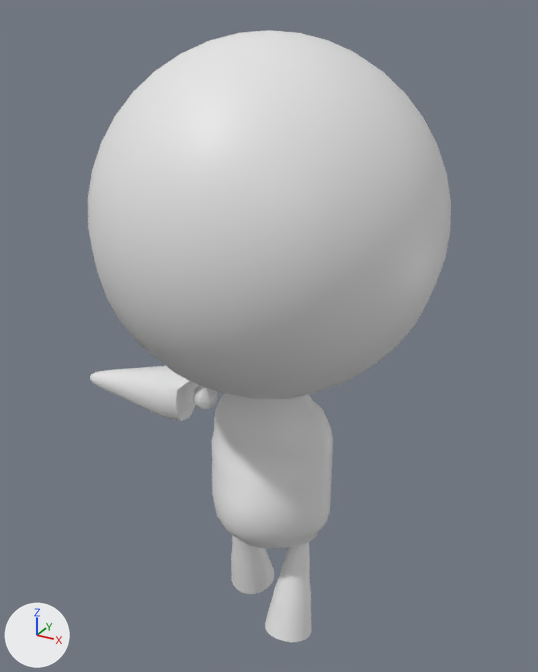
The OBJ model res/models/planetHead/exp_14.obj: old version first, new version second.
The view is the same before and after, from a 50 mm lens placed at (3.41, -6.23, 7.84), pointed at (-0.13, 0.22, 4.62). The axes (+X, +Y, +Z) are drawn at lower left. The lights are the same throughout. Where no turn or scale is listed for an object, it has been applied to the vertices.

Names of what the first picture shows: 'exp_14'.
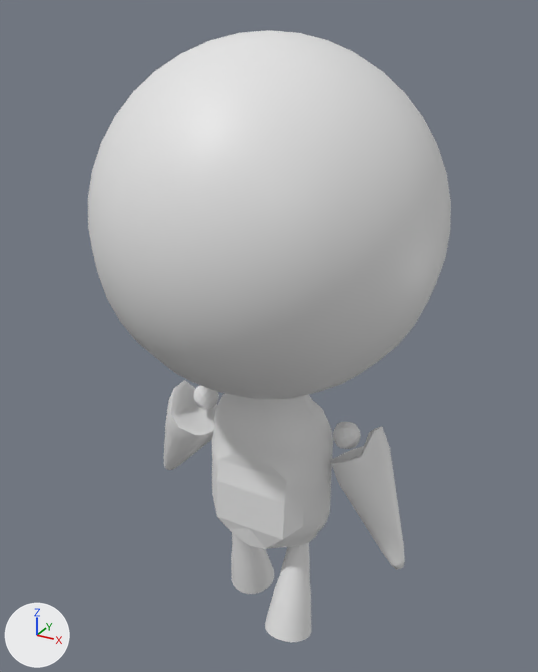
Boxes (x1, y1, x2, y2) around the edits, measured in the pictures (538 x 672 px; the box of a moved part takes in the faces that stretch with it):
part 1 of me_exp_14, moved or reshaped
    before: (193, 385, 217, 410)
    after: (193, 385, 219, 409)
part 2 of me_exp_14, moved or reshaped
    before: (90, 366, 199, 421)
    after: (164, 380, 217, 470)
part 3 of me_exp_14, added
    after: (333, 422, 361, 449)
part 4 of me_exp_14, added
    after: (330, 426, 405, 570)
part 5 of me_exp_14, cut back
    both: (212, 454, 303, 549)

What the commit changed:
me_exp_14 is used by ob_exp_14; location (0.0, 0.0, 0.0).
me_exp_14 had 1316 vertices, 2608 faces and spanned x -2.41..1.72, y -1.74..1.7, z 1.08..7.67.
me_exp_14 now has 1438 vertices, 2844 faces and spans x -1.72..1.72, y -1.74..1.7, z 1.08..7.67.
me_exp_14 part 1: the loose piece of 58 vertices spanning x -1.05..-0.76, y -0.05..0.24, z 3.59..3.89 is multiplied about its middle by the matrix ((0.472, 0.166, -0.866), (-0.331, 0.944, 0.0), (0.817, 0.287, 0.5)), then moved by (0.01, 0.0, 0.01).
me_exp_14 part 2: the loose piece of 90 vertices spanning x -2.41..-0.92, y -0.29..0.37, z 3.41..4.07 is multiplied about its middle by the matrix ((0.472, 0.166, -0.866), (-0.331, 0.944, 0.0), (0.817, 0.287, 0.5)), then moved by (0.39, 0.16, -0.64).
me_exp_14 part 3: the loose piece of 58 vertices spanning x -1.05..-0.76, y -0.05..0.24, z 3.59..3.89 is copied, and the copy is multiplied about its middle by the matrix ((-0.472, -0.166, 0.866), (0.331, -0.944, 0.0), (0.817, 0.287, 0.5)), then moved by (1.77, -0.01, 0.01); it spans x 0.72..1.02, y -0.06..0.24, z 3.6..3.89.
me_exp_14 part 4: the loose piece of 90 vertices spanning x -2.41..-0.92, y -0.29..0.37, z 3.41..4.07 is copied, and the copy is multiplied about its middle by the matrix ((-0.472, -0.166, 0.866), (0.331, -0.944, 0.0), (0.817, 0.287, 0.5)), then moved by (2.91, -0.06, -0.64); it spans x 0.71..1.65, y -0.21..0.45, z 2.41..3.88.
Part 5, on me_exp_14:
33 vertices are removed from x -0.43..0.41, y -0.7..-0.46, z 2.42..3.31.
88 faces are deleted.
7 vertices are added at x -0.29..0.29, y -0.46..-0.39, z 2.46..3.31.
36 new faces join them.
